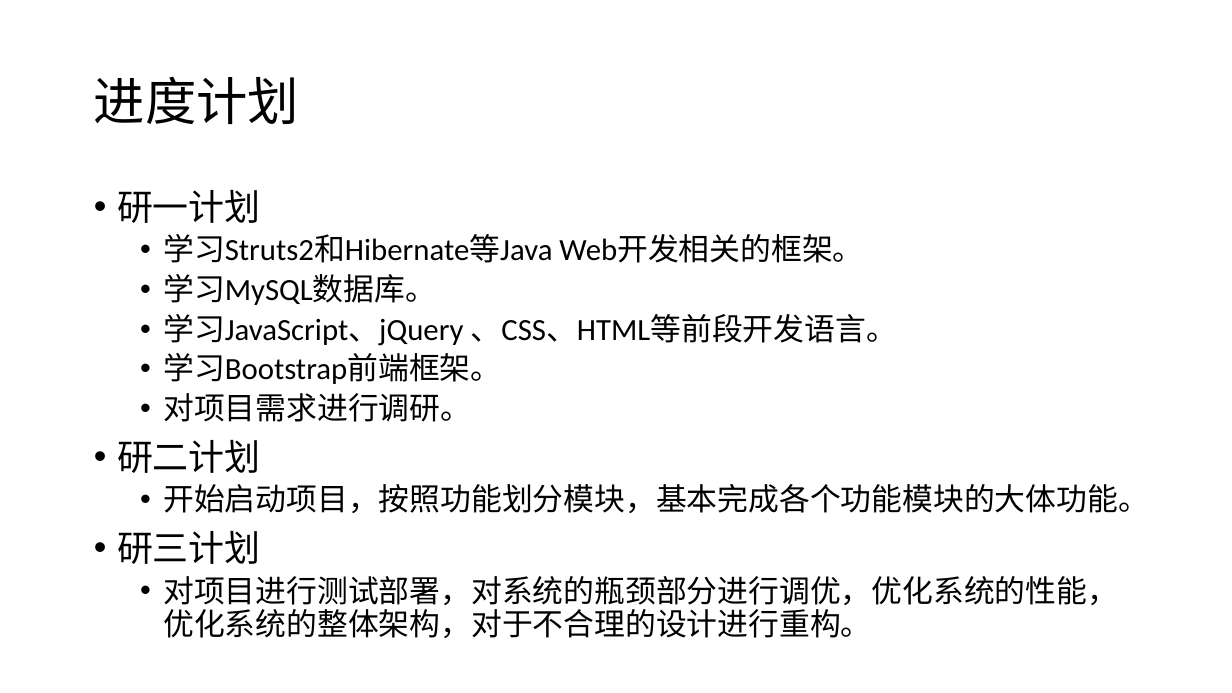
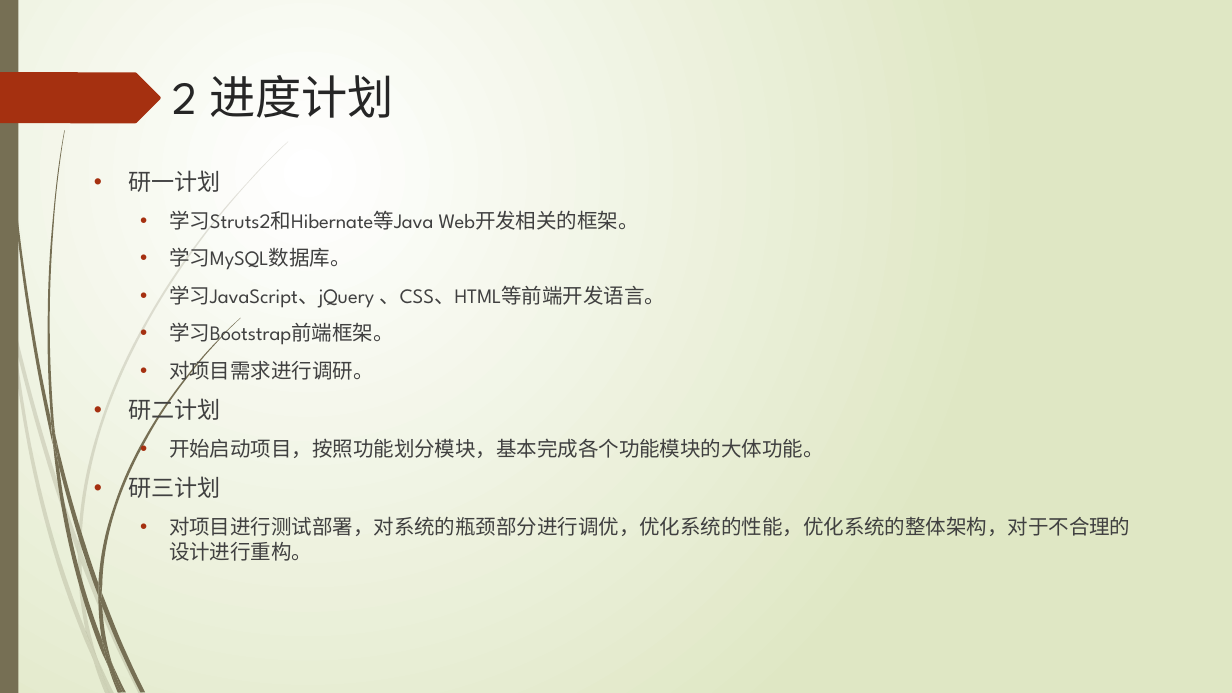
Before and after one commit to liuzhuocpp/liuzhuo_midterm_report, a slide deck: slide 7 of 刘卓中期报告.pptx (slide 4 before the commit). Drawn at 1232x693 pixels with LibreOffice and Linux fonts; fonts in the diff are those of the drawing. Boxes give left, top, right and bottom in pixels: in the first picture for what was removed or moved away, otherwise in the second. Text is boxed around its words. In the diff, an @@ line names an element or a change of style, - is before the commit and + after.

```diff
--- a/刘卓中期报告.pptx
+++ b/刘卓中期报告.pptx
@@ background #FFFFFF to gradient #FFFFFF to #DFE8C4 @@
@@ rectangle added at <box>0,0,18,693</box>, fill #766F54 @@
@@ freeform shape added at <box>0,72,161,123</box>, fill #A53010 @@
@@ title "2 进度计划" at <box>173,75,394,118</box>: vertical alignment middle to top @@
@@ title at <box>173,75,394,118</box>: text changed; size 40 to 36 pt; font Calibri to League Spartan; text colour #000000 to #262626 @@
-进度计划
+2 进度计划
@@ text "研一计划": place and size @@
-text "研一计划" at <box>117,190,1149,638</box>
+text "研一计划" at <box>129,170,1130,561</box>
@@ text at <box>129,170,1130,561</box>: size 28 to 18 pt in "研一计划", "研二计划", "研三计划"; font Calibri to League Spartan, text colour #000000 to #404040 in "研一计划", "学习Struts2和Hibernate等Java Web开发相关的框架。", "学习MySQL数据库。", "学习Bootstrap前端框架。" and 5 more places; size 24 to 16 pt in "学习Struts2和Hibernate等Java Web开发相关的框架。", "学习MySQL数据库。", "学习Bootstrap前端框架。", "对项目需求进行调研。" and 2 more places; indent changed; line spacing 0.9 to 1; more space between paragraphs @@
@@ text at <box>169,286,665,308</box>: text changed; size 24 to 16 pt; font Calibri to League Spartan; text colour #000000 to #404040 @@
-  • 学习JavaScript、jQuery 、CSS、HTML等前段开发语言。
+  • 学习JavaScript、jQuery 、CSS、HTML等前端开发语言。
@@ group added at <box>0,141,288,693</box>: 10 freeform shapes @@
@@ group added at <box>3,0,240,693</box>: 12 freeform shapes @@
```
Also in this commit, not shown: 16 other slides changed, 9 slides added.
